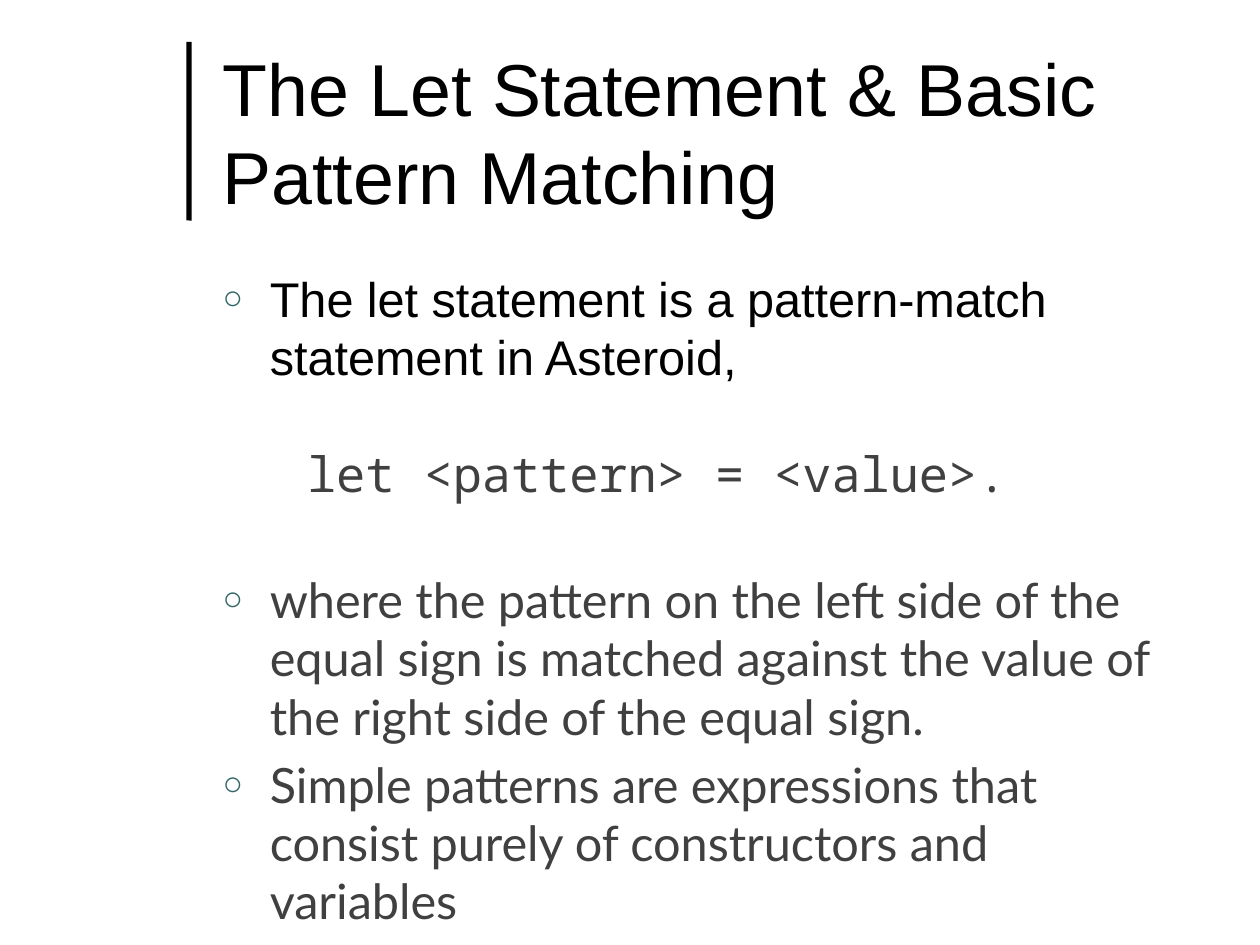
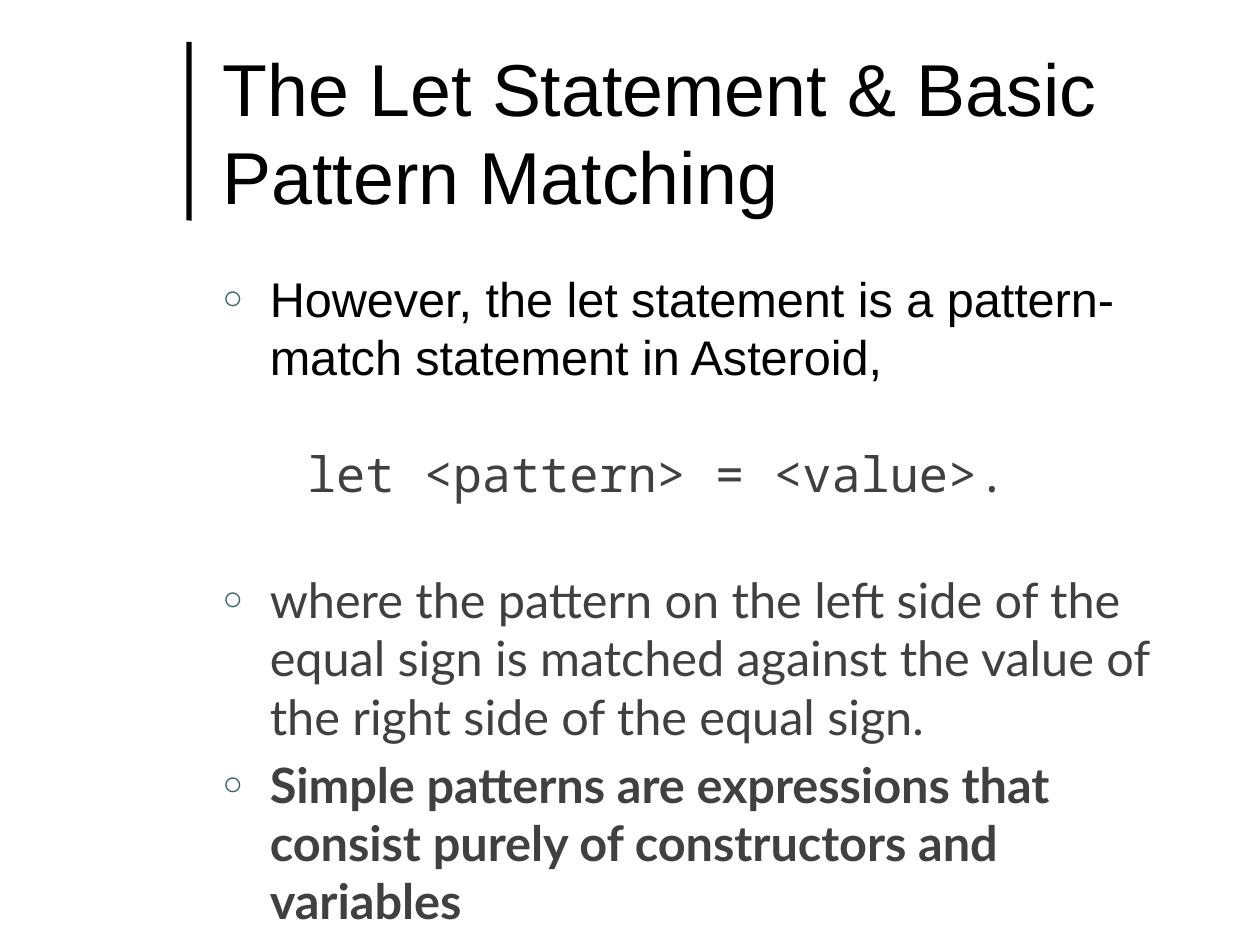
Before and after one commit to lutzhamel/CSC493, a slide deck: slide 2 of notes/csc493-ln004.pptx (slide 1 before the commit). Drawn at 1260x945 pixels with LibreOffice and Linux fonts; fonts in the diff are those of the drawing; background and template pictures are left out. Boxes give left, top, right and bottom in pixels: in the first picture for what was removed or moved away, otherwise in the second. Text is boxed around its words. In the diff, an @@ line names an element or a change of style, - is before the commit and + after.

```diff
--- a/notes/csc493-ln004.pptx
+++ b/notes/csc493-ln004.pptx
@@ text at (270,281,1114,504): text changed @@
-○ The let statement is a pattern-match statement in Asteroid,
-  let <pattern> = <value>.
+○ However, the let statement is a pattern-match statement in Asteroid,
+  let <pattern> = <value>.
@@ text at (270,767,1050,869): bold on in "Simple patterns are expressions that consist purely ..." @@
```
Also in this commit, not shown: 6 other slides changed, 5 slides added, 12 other files.
